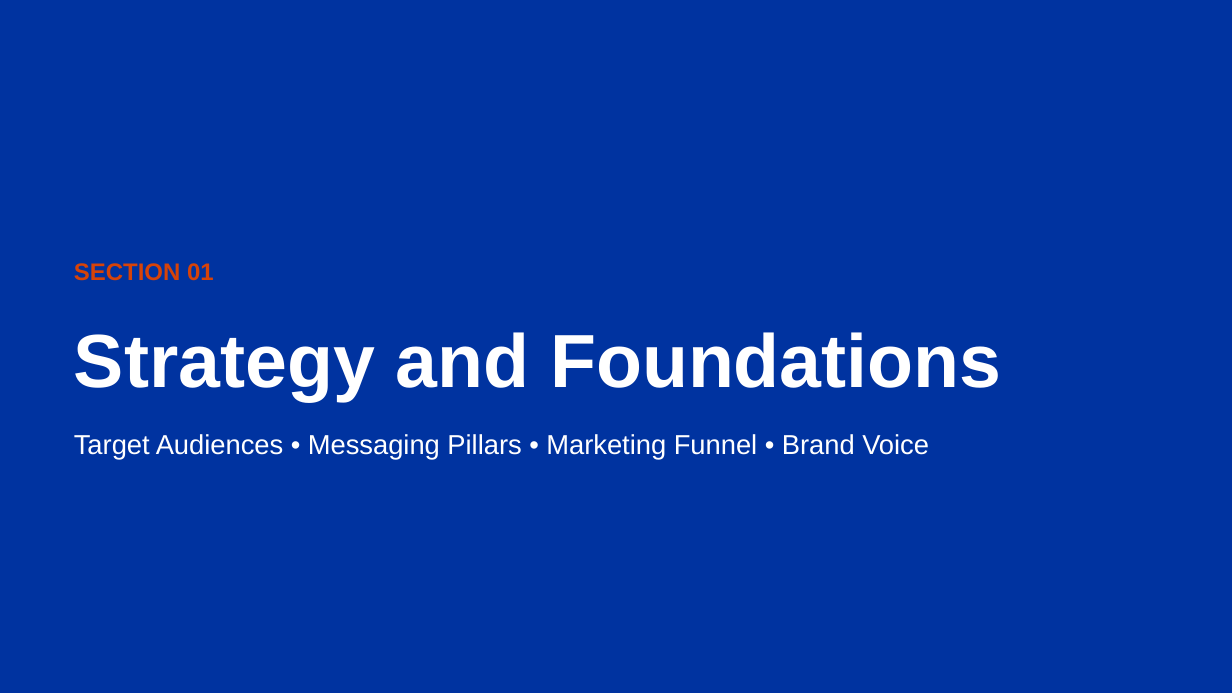
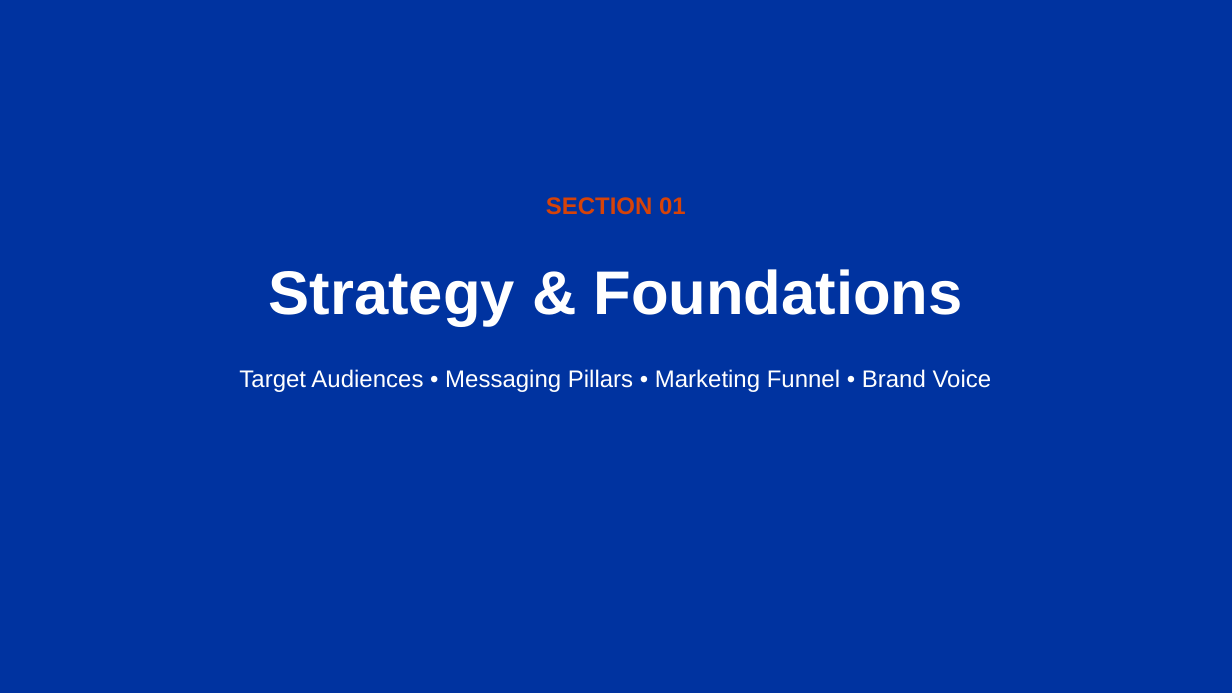
Before and after one commit to BenHowerton/RHM-Marketing-Handbook, a slide deck: slide 6 of COBE Marketing Playbook Updated After Comments.pptx. Drawn at 1232x693 pixels with LibreOffice and Linux fonts; fonts in the diff are those of the drawing. Boxes give left, top, right and bottom in pixels: in the first picture for what was removed or moved away, otherwise in the second. Text is boxed around its words. In the diff, an @@ line names an element or a change of style, - is before the commit and + after.

```diff
--- a/COBE Marketing Playbook Updated After Comments.pptx
+++ b/COBE Marketing Playbook Updated After Comments.pptx
@@ text "SECTION 01": place and size @@
-text "SECTION 01" at bbox=[74, 263, 214, 281]
+text "SECTION 01" at bbox=[546, 197, 686, 215]
@@ text "SECTION 01" at bbox=[546, 197, 686, 215]: alignment left to centre; vertical alignment middle to top @@
@@ text "Strategy & Foundations" at bbox=[269, 269, 963, 325]: vertical alignment middle to top @@
@@ text at bbox=[269, 269, 963, 325]: text changed; size 44 to 36 pt @@
-Strategy and Foundations
+Strategy & Foundations
@@ text "Target Audiences • Messaging Pillars ...": place and size @@
-text "Target Audiences • Messaging Pillars ..." at bbox=[74, 434, 929, 460]
+text "Target Audiences • Messaging Pillars ..." at bbox=[239, 369, 992, 392]
@@ text "Target Audiences • Messaging Pillars ..." at bbox=[239, 369, 992, 392]: size 16 to 14 pt; alignment left to centre; vertical alignment middle to top @@
```
Also in this commit, not shown: 24 other slides changed, 20 slides added, 12 slides removed.
